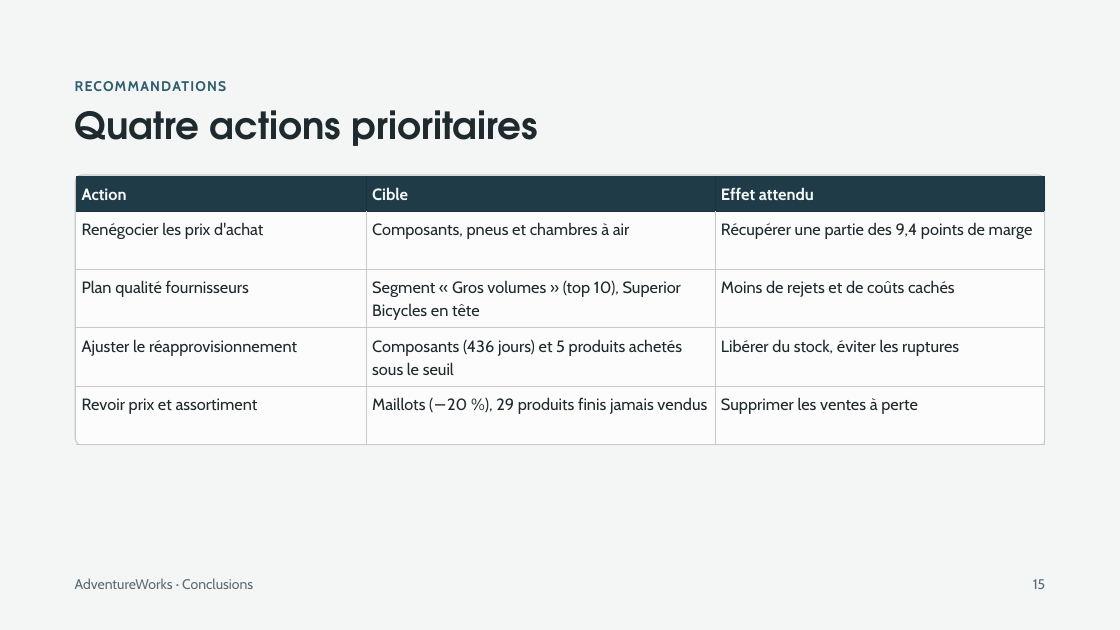
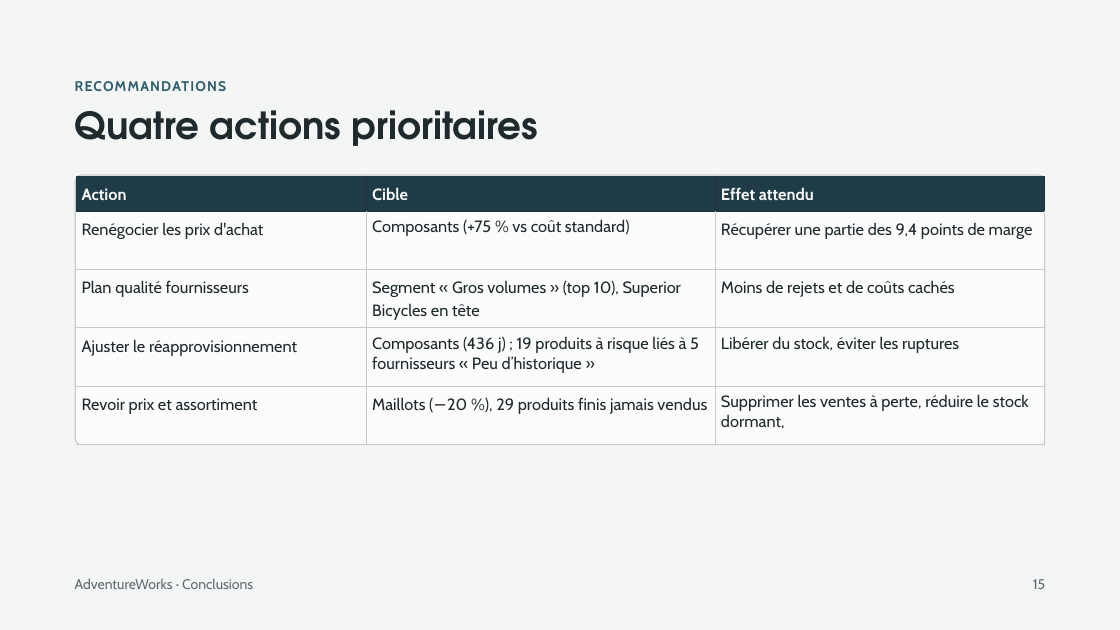
Before and after one commit to XiaoqingGdc/adventureworks-supply-chain-analysis, a slide deck: slide 15 of presentation/AdventureWorks_Soutenance.pptx. Drawn at 1120x630 pixels with LibreOffice and Linux fonts; fonts in the diff are those of the drawing. Boxes give left, top, right and bottom in pixels: in the first picture for what was removed or moved away, otherwise in the second. Text is boxed around its words. In the diff, an @@ line names an element or a change of style, - is before the commit and + after.

```diff
--- a/presentation/AdventureWorks_Soutenance.pptx
+++ b/presentation/AdventureWorks_Soutenance.pptx
@@ table at (76, 176, 1044, 444) @@
-row 2, column 2: Composants, pneus et chambres à air
+row 2, column 2: Composants (+75 % vs coût standard)
-row 4, column 2: Composants (436 jours) et 5 produits achetés sous le seuil
+row 4, column 2: Composants (436 j) ; 19 produits à risque liés à 5 fournisseurs « Peu d’historique »
-row 5, column 3: Supprimer les ventes à perte
+row 5, column 3: Supprimer les ventes à perte, réduire le stock dormant,
@@ line spacing 19.6pt to 1 @@
```
Also in this commit, not shown: 9 other slides changed, 1 slide removed.
